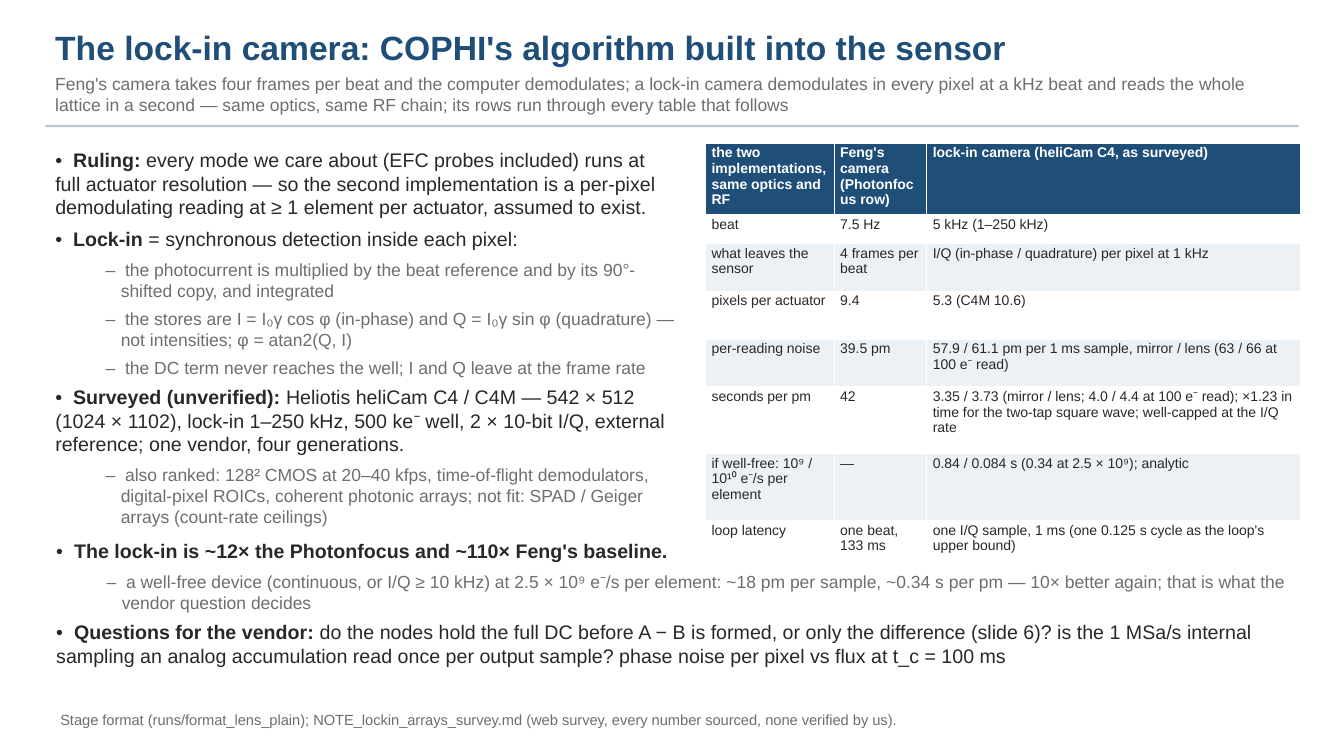
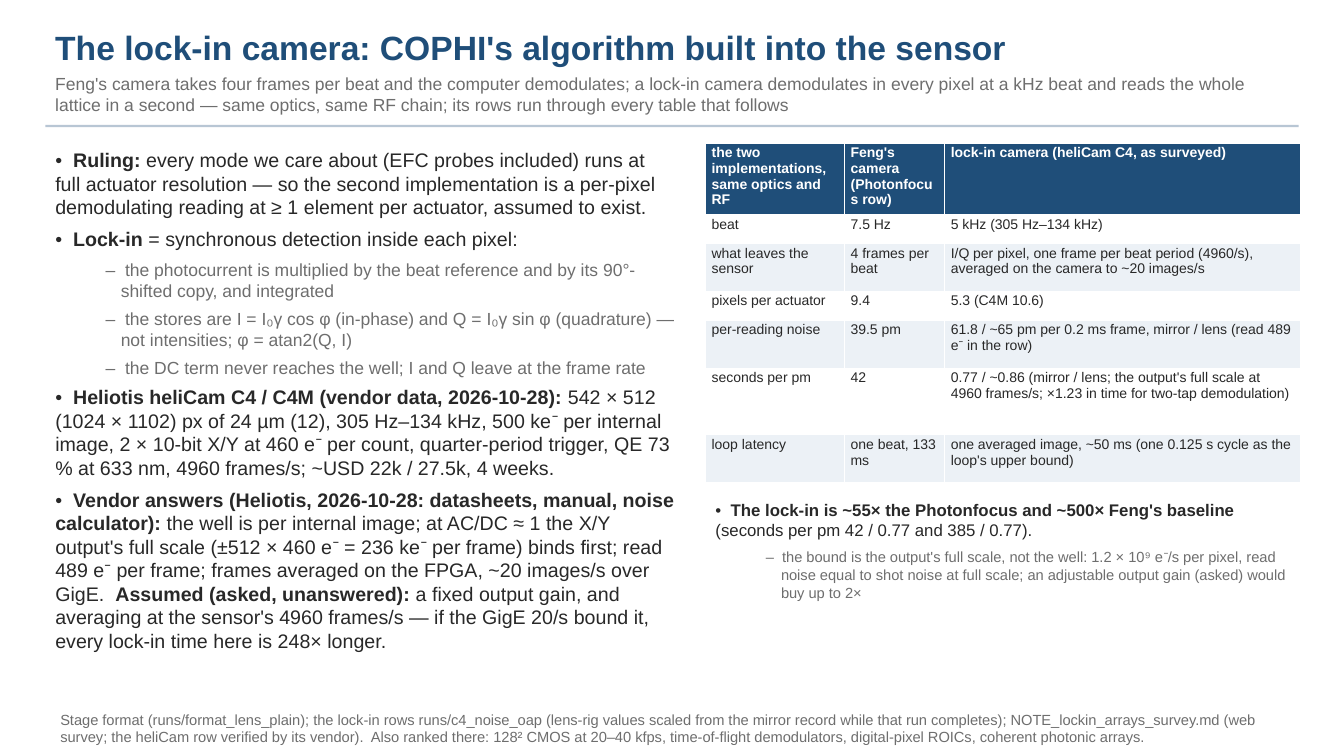
Before and after one commit to nasa-jpl/macos, a slide deck: slide 5 of demo_session/deck_cophi.pptx. Drawn at 1344x756 pixels with LibreOffice and Linux fonts; fonts in the diff are those of the drawing. Boxes give left, top, right and bottom in pixels: in the first picture for what was removed or moved away, otherwise in the second. Text is boxed around its words. In the diff, an @@ line names an element or a change of style, - is before the commit and + after.

```diff
--- a/demo_session/deck_cophi.pptx
+++ b/demo_session/deck_cophi.pptx
@@ table at [706, 143, 1301, 479] @@
-row 2, column 3: 5 kHz (1–250 kHz)
+row 2, column 3: 5 kHz (305 Hz–134 kHz)
-row 3, column 3: I/Q (in-phase / quadrature) per pixel at 1 kHz
+row 3, column 3: I/Q per pixel, one frame per beat period (4960/s), averaged on the camera to ~20 images/s
-row 5: per-reading noise | 39.5 pm | 57.9 / 61.1 pm per 1 ms sample, mirror / lens (63 / 66 at 100 e⁻ read)
-row 6: seconds per pm | 42 | 3.35 / 3.73 (mirror / lens; 4.0 / 4.4 at 100 e⁻ read); ×1.23 in time for the two-tap square wave; well-capped at the I/Q rate
-row 7: if well-free: 10⁹ / 10¹⁰ e⁻/s per element | — | 0.84 / 0.084 s (0.34 at 2.5 × 10⁹); analytic
-row 8: loop latency | one beat, 133 ms | one I/Q sample, 1 ms (one 0.125 s cycle as the loop's upper bound)
+row 5: per-reading noise | 39.5 pm | 61.8 / ~65 pm per 0.2 ms frame, mirror / lens (read 489 e⁻ in the row)
+row 6: seconds per pm | 42 | 0.77 / ~0.86 (mirror / lens; the output's full scale at 4960 frames/s; ×1.23 in time for two-tap demodulation)
+row 7: loop latency | one beat, 133 ms | one averaged image, ~50 ms (one 0.125 s cycle as the loop's upper bound)
@@ text at [55, 389, 674, 652]: text changed @@
-• Surveyed (unverified): Heliotis heliCam C4 / C4M — 542 × 512 (1024 × 1102), lock-in 1–250 kHz, 500 ke⁻ well, 2 × 10-bit I/Q, external reference; one vendor, four generations.
-– also ranked: 128² CMOS at 20–40 kfps, time-of-flight demodulators, digital-pixel ROICs, coherent photonic arrays; not fit: SPAD / Geiger arrays (count-rate ceilings)
+• Heliotis heliCam C4 / C4M (vendor data, 2026-10-28): 542 × 512 (1024 × 1102) px of 24 µm (12), 305 Hz–134 kHz, 500 ke⁻ per internal image, 2 × 10-bit X/Y at 460 e⁻ per count, quarter-period trigger, QE 73 % at 633 nm, 4960 frames/s; ~USD 22k / 27.5k, 4 weeks.
+• Vendor answers (Heliotis, 2026-10-28: datasheets, manual, noise calculator): the well is per internal image; at AC/DC ≈ 1 the X/Y output's full scale (±512 × 460 e⁻ = 236 ke⁻ per frame) binds first; read 489 e⁻ per frame; frames averaged on the FPGA, ~20 images/s over GigE. Assumed (asked, unanswered): a fixed output gain, and averaging at the sensor's 4960 frames/s — if the GigE 20/s bound it, every lock-in time here is 248× longer.
@@ text at [715, 504, 1285, 601]: text changed; size 14 to 10.5 pt; text colour #282828 to #6E6E6E @@
-• The lock-in is ~12× the Photonfocus and ~110× Feng's baseline.
-– a well-free device (continuous, or I/Q ≥ 10 kHz) at 2.5 × 10⁹ e⁻/s per element: ~18 pm per sample, ~0.34 s per pm — 10× better again; that is what the vendor question decides
-• Questions for the vendor: do the nodes hold the full DC before A − B is formed, or only the difference (slide 6)? is the 1 MSa/s internal sampling an analog accumulation read once per output sample? phase noise per pixel vs flux at t_c = 100 ms
+• The lock-in is ~55× the Photonfocus and ~500× Feng's baseline (seconds per pm 42 / 0.77 and 385 / 0.77).
+– the bound is the output's full scale, not the well: 1.2 × 10⁹ e⁻/s per pixel, read noise equal to shot noise at full scale; an adjustable output gain (asked) would buy up to 2×
@@ text at [60, 714, 1256, 745]: text changed @@
-Stage format (runs/format_lens_plain); NOTE_lockin_arrays_survey.md (web survey, every number sourced, none verified by us).
+Stage format (runs/format_lens_plain); the lock-in rows runs/c4_noise_oap (lens-rig values scaled from the mirror record while that run completes); NOTE_lockin_arrays_survey.md (web survey; the heliCam row verified by its vendor). Also ranked there: 128² CMOS at 20–40 kfps, time-of-flight demodulators, digital-pixel ROICs, coherent photonic arrays.
```
Also in this commit, not shown: 15 other slides changed, 12 other files.
